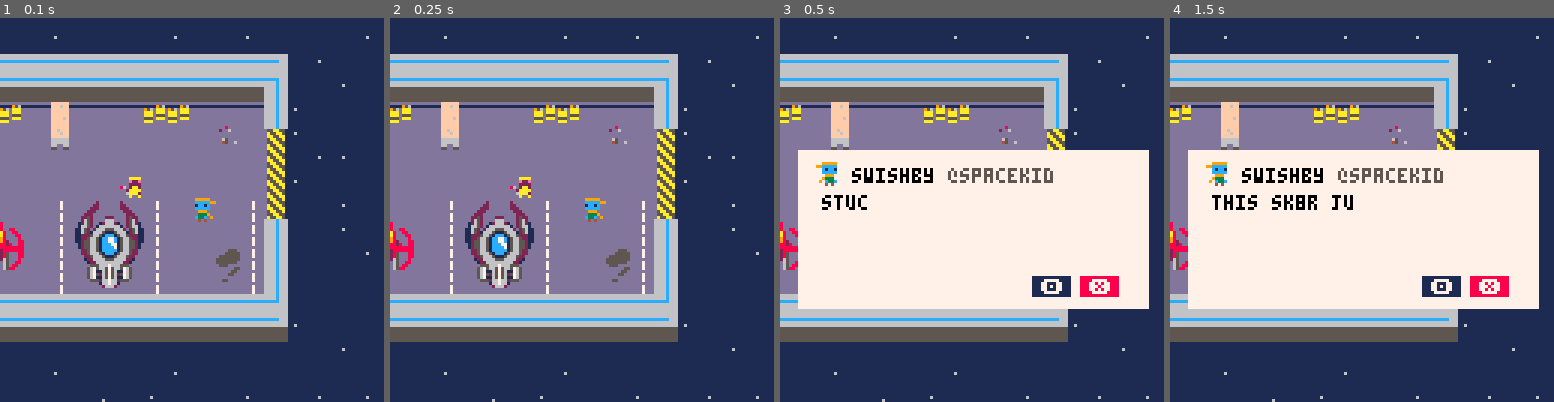
Above: before the commit, frames 1-4 (left to right).
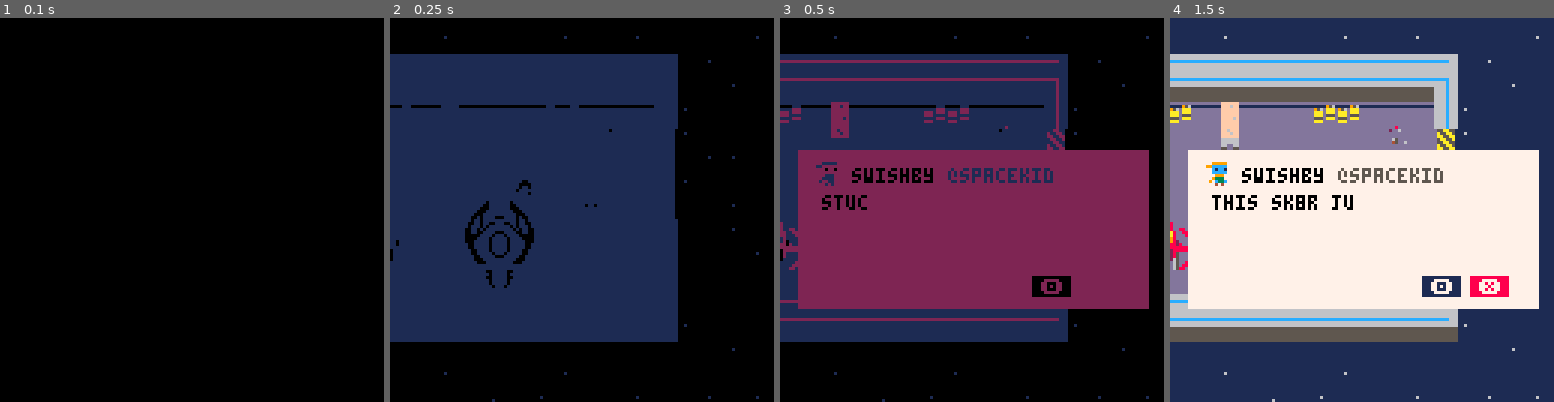
Above: after the commit, the same moments.

Repository: The-Cunning-Folk/verified
Game: PICO-8 cartridge verified.p8
The game is run twice, just before and just after one commit, with the same random seed, the same clock (stepped at 60 frames per second) and the same inputs.
Inputs:
- Up to frame 1 (0.1 s): no input
- Up to frame 2 (0.25 s): no input
- Up to frame 3 (0.5 s): tap X (X key) at 0.33 s
- Up to frame 4 (1.5 s): tap O (Z key) at 0.7 s; tap X (X key) at 1.07 s

The runs differ from the first frame. In frame 1, 100% of the frame differs, in the area x 0-100%, y 0-100%; in frame 2, 100%; in frame 3, 99%; in frame 4, nothing differs.

Commit message:
screen fade

Diff:
--- a/verified.p8
+++ b/verified.p8
@@ -337,6 +337,35 @@
 
 end
 
+function fade_scr(fa)
+	fa=max(min(1,fa),0)
+	local fn=8
+	local pn=15
+	local fc=1/fn
+	local fi=flr(fa/fc)+1
+	local fades={
+		{1,1,1,1,0,0,0,0},
+		{2,2,2,1,1,0,0,0},
+		{3,3,4,5,2,1,1,0},
+		{4,4,2,2,1,1,1,0},
+		{5,5,2,2,1,1,1,0},
+		{6,6,13,5,2,1,1,0},
+		{7,7,6,13,5,2,1,0},
+		{8,8,9,4,5,2,1,0},
+		{9,9,4,5,2,1,1,0},
+		{10,15,9,4,5,2,1,0},
+		{11,11,3,4,5,2,1,0},
+		{12,12,13,5,5,2,1,0},
+		{13,13,5,5,2,1,1,0},
+		{14,9,9,4,5,2,1,0},
+		{15,14,9,4,5,2,1,0}
+	}
+
+	for n=1,pn do
+		pal(n,fades[n][fi],0)
+	end
+end
+
 function buildtweet(str)
 	local tweet = ""
 	local maxlength = 24
@@ -401,6 +430,8 @@
  camx = p.x
  camy = p.y
  cambox = 24
+
+ starttime=time()
 
  npcs = {}
  bubbles = {}
@@ -684,7 +716,10 @@
   	rectfill(camx+36, camy+26, camx+48, camy+32, 8)
   	print("🅾️",camx+23,camy+27,7)
 			print("❎",camx+39,camy+27,7)
-end
+	end
+	if time() < 10 then
+		fade_scr(1-(time()-starttime)*0.75)
+	end
 end
 __gfx__
 001110000011100000011100000111000ccccc0000999990006660000000000000444000000300000003000000020000000020000066660000666600ffffffff
